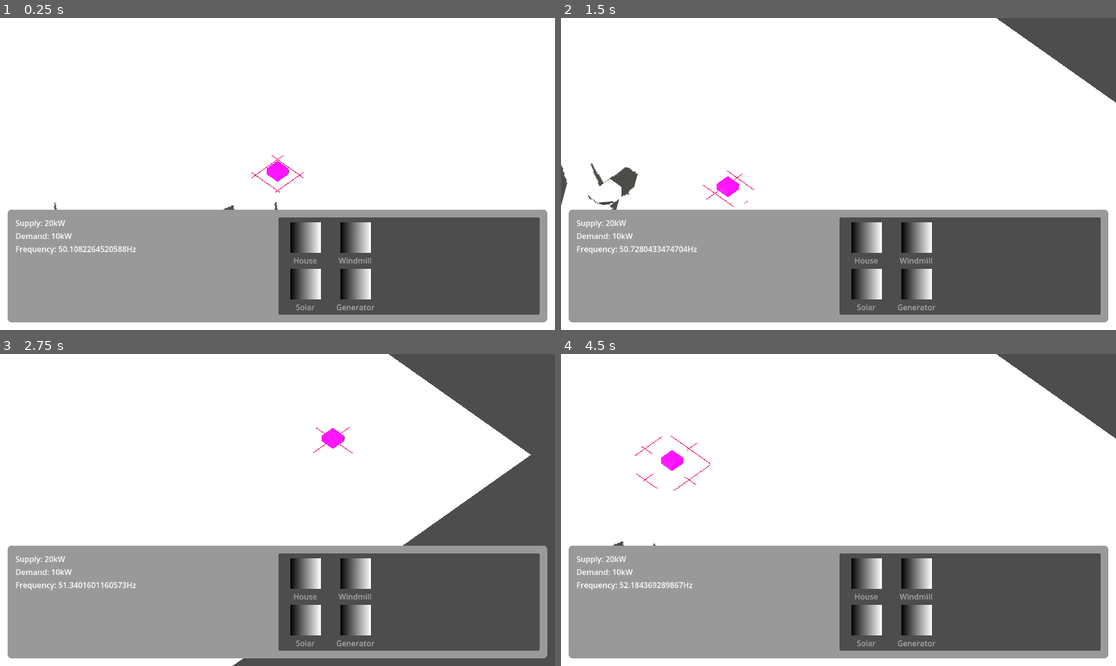
Above: before the commit, frames 1-4 (two rows, left to right).
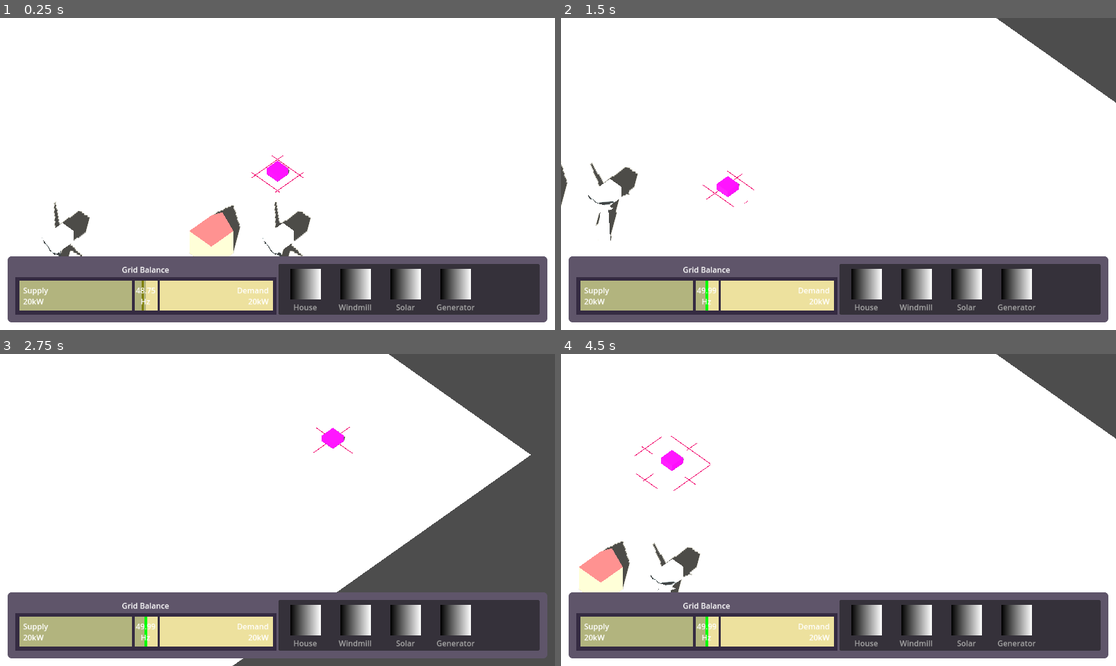
Above: after the commit, the same moments.

Repository: Vandebron/vandebron_game
Game: Godot game, scene res://world/main.tscn
Same seed, same stepped clock (60 frames per second), same inputs: the game is played once before the commit and once after it.
Inputs (mouse positions are in pixels of both pictures, inside the frame that each line leads up to):
- Up to frame 1 (0.25 s): no input
- Up to frame 2 (1.5 s): move the mouse to (960, 158) at 0.52 s; hold D (move_right) 0.53-1.28 s; move the mouse to (727, 189) at 1.27 s; hold S (move_down) from 1.28 s (still down)
- Up to frame 3 (2.75 s): move the mouse to (333, 441) at 2.02 s; release S (move_down) at 2.03 s; hold D (move_right) from 2.03 s (still down)
- Up to frame 4 (4.5 s): move the mouse to (810, 572) at 2.77 s; release D (move_right) at 2.78 s; hold W (move_up) 2.78-3.53 s; move the mouse to (1005, 556) at 3.52 s; hold A (move_left) from 3.53 s (still down); move the mouse to (672, 463) at 4.27 s

The runs differ from the first frame. In frame 1, 33% of the frame differs, in the area x 1-99%, y 61-98%; in frame 2, 33%; in frame 3, 30%; in frame 4, 33%.

Commit message:
Add grid balance gauge

Diff:
--- a/library/egrid/egrid.gd
+++ b/library/egrid/egrid.gd
@@ -10,7 +10,7 @@
 @onready var supply_lbl: RichTextLabel = %SupplyLbl
 @onready var demand_lbl: RichTextLabel = %DemandLbl
 @onready var frequency_lbl: RichTextLabel = %FrequencyLbl
-
+@onready var grid_balance_gauge: ColorRect = %GridBalanceGauge
 
 # Too much energy generated: frequency goes up.
 # Demand for energy too high: frequency goes down.
@@ -19,7 +19,7 @@
 var supply: float
 var demand: float
 var balance: float = 1.0
-const balance_adj_rate: float = 0.01
+@export var balance_adj_rate: float = 0.01
 
 func _physics_process(delta: float) -> void:
 	supply = get_supply()
@@ -67,10 +67,17 @@
 
 
 func _update_ui() -> void:
-	supply_lbl.text = str("Supply: ", supply, "kW")
-	demand_lbl.text = str("Demand: ", demand, "kW")
-	frequency_lbl.text = str("Frequency: ", _get_frequency(), "Hz")
+	supply_lbl.text = str("Supply\n", supply, "kW")
+	demand_lbl.text = str("[right]Demand\n", demand, "kW[/right]")
+	frequency_lbl.text = str("[center]", _frequency_to_string(_get_frequency()), "\nHz[/center]")
+	grid_balance_gauge.supply = supply
+	grid_balance_gauge.demand = demand
+	grid_balance_gauge.balance = balance
 
 
 func _get_frequency() -> float:
 	return balance * target_frequency
+
+
+func _frequency_to_string(freq: float) -> String:
+	return str(freq).pad_decimals(2)
--- /dev/null
+++ b/library/egrid/grid_balance_gauge.gd
@@ -0,0 +1,17 @@
+extends ColorRect
+
+
+@export var supply: float:
+	set(value):
+		supply = value
+		(material as ShaderMaterial).set_shader_parameter("supply", supply)
+
+@export var demand: float:
+	set(value):
+		demand = value
+		(material as ShaderMaterial).set_shader_parameter("demand", demand)
+
+@export var balance: float:
+	set(value):
+		balance = value
+		(material as ShaderMaterial).set_shader_parameter("balance", balance)
--- /dev/null
+++ b/library/egrid/grid_balance_gauge.gdshader
@@ -0,0 +1,27 @@
+shader_type canvas_item;
+
+uniform float supply = 10.0;
+uniform float demand = 10.0;
+uniform float balance = 1.0;
+uniform float balance_line_width = 1.0;
+uniform float freq_margin = 0.05;
+uniform float freq_margin_line_width = 0.01;
+uniform vec3 freq_margin_line_color : source_color = vec3(1.0, 0.0, 0.0);
+//uniform vec3 balance_line_color : source_color = vec3(1.0, 0.0, 0.0);
+uniform vec3 supply_color : source_color = vec3(0.0);
+uniform vec3 demand_color : source_color = vec3(1.0);
+
+void fragment() {
+	if (UV.x > (balance * .5) - (0.01 * .5) && UV.x < (balance * .5) + (0.01 * .5)) {
+		const vec3 red = vec3(1.0, 0.0, 0.0);
+		const vec3 green = vec3(0.0, 1.0, 0.0);
+		COLOR.rgb = mix(green, red, abs(fract(1.0 - balance)) / freq_margin);
+	} else if (UV.x > 0.5 - freq_margin - freq_margin_line_width * .5 && UV.x < 0.5 - freq_margin + freq_margin_line_width * .5) {
+		COLOR.rgb = freq_margin_line_color;
+	} else if (UV.x > 0.5 + freq_margin - freq_margin_line_width * .5 && UV.x < 0.5 + freq_margin + freq_margin_line_width * .5) {
+		COLOR.rgb = freq_margin_line_color;
+	} else {
+		float what_to_draw = step(supply / (supply + demand), UV.x);
+		COLOR.rgb = mix(supply_color, demand_color, what_to_draw);
+	}
+}
--- /dev/null
+++ b/library/egrid/grid_balance_gauge.tscn
@@ -0,0 +1,22 @@
+[gd_scene load_steps=4 format=3 uid="uid://bcm7rp6xri4cr"]
+
+[ext_resource type="Shader" path="res://library/egrid/grid_balance_gauge.gdshader" id="1_6clxp"]
+[ext_resource type="Script" path="res://library/egrid/grid_balance_gauge.gd" id="2_hm7gn"]
+
+[sub_resource type="ShaderMaterial" id="ShaderMaterial_ea8l7"]
+shader = ExtResource("1_6clxp")
+shader_parameter/supply = 10.0
+shader_parameter/demand = 10.0
+shader_parameter/balance = 1.0
+shader_parameter/balance_line_width = 0.01
+shader_parameter/freq_margin = 0.05
+shader_parameter/freq_margin_line_width = 0.01
+shader_parameter/freq_margin_line_color = Color(0.207843, 0.168627, 0.258824, 1)
+shader_parameter/supply_color = Color(0.698039, 0.705882, 0.494118, 1)
+shader_parameter/demand_color = Color(0.929412, 0.882353, 0.619608, 1)
+
+[node name="GridBalanceGauge" type="ColorRect"]
+material = SubResource("ShaderMaterial_ea8l7")
+offset_right = 172.0
+offset_bottom = 40.0
+script = ExtResource("2_hm7gn")
--- a/library/ui/default_theme.tres
+++ b/library/ui/default_theme.tres
@@ -5,6 +5,7 @@
 content_margin_top = 16.0
 content_margin_right = 16.0
 content_margin_bottom = 16.0
+bg_color = Color(0.372549, 0.333333, 0.415686, 1)
 corner_radius_top_left = 8
 corner_radius_top_right = 8
 corner_radius_bottom_right = 8
--- a/world/main.tscn
+++ b/world/main.tscn
@@ -8,6 +8,7 @@
 [ext_resource type="Theme" uid="uid://bgm6bulhf3ca1" path="res://library/ui/default_theme.tres" id="6_27pu8"]
 [ext_resource type="PackedScene" uid="uid://kplamygjx6ob" path="res://object/easset/easset.tscn" id="6_jw3nt"]
 [ext_resource type="PackedScene" uid="uid://vjdf3kwb88ov" path="res://object/consumer/consumer.tscn" id="6_q1483"]
+[ext_resource type="PackedScene" uid="uid://bcm7rp6xri4cr" path="res://library/egrid/grid_balance_gauge.tscn" id="9_doxxx"]
 
 [sub_resource type="Environment" id="Environment_khv8l"]
 ssao_enabled = true
@@ -46,6 +47,13 @@
 [sub_resource type="StandardMaterial3D" id="StandardMaterial3D_eopj6"]
 albedo_color = Color(1, 0, 1, 1)
 
+[sub_resource type="StyleBoxFlat" id="StyleBoxFlat_loqhr"]
+content_margin_left = 8.0
+content_margin_top = 8.0
+content_margin_right = 8.0
+content_margin_bottom = 8.0
+bg_color = Color(0.207843, 0.168627, 0.258824, 1)
+
 [sub_resource type="Gradient" id="Gradient_dlugj"]
 
 [sub_resource type="GradientTexture2D" id="GradientTexture2D_ga8vt"]
@@ -71,12 +79,6 @@
 
 [node name="WorldEnvironment" type="WorldEnvironment" parent="."]
 environment = SubResource("Environment_khv8l")
-
-[node name="DirectionalLight3D" type="DirectionalLight3D" parent="."]
-transform = Transform3D(0.826963, -0.337245, 0.449887, 1.66415e-15, 0.800146, 0.599806, -0.562257, -0.496017, 0.661691, 2.08165e-12, 5, 3.54445)
-light_color = Color(1, 1, 0.992157, 1)
-light_energy = 0.9
-shadow_enabled = true
 
 [node name="CameraAnchor" type="Node3D" parent="."]
 script = ExtResource("4_vkf2q")
@@ -114,6 +116,7 @@
 script = ExtResource("5_mqi84")
 producer_container = NodePath("Producers")
 consumer_container = NodePath("Consumers")
+balance_adj_rate = 4.71
 
 [node name="Producers" type="Node3D" parent="World/EnergyGrid"]
 
@@ -123,6 +126,10 @@
 transform = Transform3D(1, 0, 0, 0, 1, 0, 0, 0, 1, -5, 0, 5)
 
 [node name="Consumers" type="Node3D" parent="World/EnergyGrid"]
+
+[node name="Consumer2" parent="World/EnergyGrid/Consumers" instance=ExtResource("6_q1483")]
+transform = Transform3D(1, 0, 0, 0, 1, 0, 0, 0, 1, -2.5, 2.08165e-12, 0.5)
+demand = 10.0
 
 [node name="Consumer" parent="World/EnergyGrid/Consumers" instance=ExtResource("6_q1483")]
 transform = Transform3D(1, 0, 0, 0, 1, 0, 0, 0, 1, -2.5, 2.08165e-12, 0.5)
@@ -156,34 +163,75 @@
 alignment = 2
 
 [node name="PanelContainer" type="PanelContainer" parent="UICanvasLayer/UI/MarginContainer/VBoxContainer"]
-custom_minimum_size = Vector2(2.08165e-12, 200)
 layout_mode = 2
 
 [node name="HBoxContainer" type="HBoxContainer" parent="UICanvasLayer/UI/MarginContainer/VBoxContainer/PanelContainer"]
 layout_mode = 2
 
-[node name="VBoxContainer" type="VBoxContainer" parent="UICanvasLayer/UI/MarginContainer/VBoxContainer/PanelContainer/HBoxContainer"]
-layout_mode = 2
-size_flags_horizontal = 3
-
-[node name="SupplyLbl" type="RichTextLabel" parent="UICanvasLayer/UI/MarginContainer/VBoxContainer/PanelContainer/HBoxContainer/VBoxContainer"]
-unique_name_in_owner = true
-layout_mode = 2
-text = "Supply: 10kW"
+[node name="VBoxContainer2" type="VBoxContainer" parent="UICanvasLayer/UI/MarginContainer/VBoxContainer/PanelContainer/HBoxContainer"]
+layout_mode = 2
+size_flags_horizontal = 3
+
+[node name="RichTextLabel" type="RichTextLabel" parent="UICanvasLayer/UI/MarginContainer/VBoxContainer/PanelContainer/HBoxContainer/VBoxContainer2"]
+layout_mode = 2
+bbcode_enabled = true
+text = "[center]Grid Balance[center]"
+fit_content = true
+
+[node name="PanelContainer" type="PanelContainer" parent="UICanvasLayer/UI/MarginContainer/VBoxContainer/PanelContainer/HBoxContainer/VBoxContainer2"]
+layout_mode = 2
+size_flags_vertical = 3
+theme_override_styles/panel = SubResource("StyleBoxFlat_loqhr")
+
+[node name="GridBalanceGauge" parent="UICanvasLayer/UI/MarginContainer/VBoxContainer/PanelContainer/HBoxContainer/VBoxContainer2/PanelContainer" instance=ExtResource("9_doxxx")]
+unique_name_in_owner = true
+layout_mode = 2
+size_flags_vertical = 3
+
+[node name="MarginContainer" type="MarginContainer" parent="UICanvasLayer/UI/MarginContainer/VBoxContainer/PanelContainer/HBoxContainer/VBoxContainer2/PanelContainer/GridBalanceGauge"]
+layout_mode = 1
+anchors_preset = 14
+anchor_top = 0.5
+anchor_right = 1.0
+anchor_bottom = 0.5
+offset_top = -19.5
+offset_bottom = 19.5
+grow_horizontal = 2
+grow_vertical = 2
+theme_override_constants/margin_left = 8
+theme_override_constants/margin_top = 8
+theme_override_constants/margin_right = 8
+theme_override_constants/margin_bottom = 8
+
+[node name="HBoxContainer" type="HBoxContainer" parent="UICanvasLayer/UI/MarginContainer/VBoxContainer/PanelContainer/HBoxContainer/VBoxContainer2/PanelContainer/GridBalanceGauge/MarginContainer"]
+layout_mode = 2
+
+[node name="SupplyLbl" type="RichTextLabel" parent="UICanvasLayer/UI/MarginContainer/VBoxContainer/PanelContainer/HBoxContainer/VBoxContainer2/PanelContainer/GridBalanceGauge/MarginContainer/HBoxContainer"]
+unique_name_in_owner = true
+layout_mode = 2
+size_flags_horizontal = 3
+text = "Supply
+10kW"
 fit_content = true
 scroll_active = false
 
-[node name="DemandLbl" type="RichTextLabel" parent="UICanvasLayer/UI/MarginContainer/VBoxContainer/PanelContainer/HBoxContainer/VBoxContainer"]
-unique_name_in_owner = true
-layout_mode = 2
-text = "Demand: 10kW"
+[node name="FrequencyLbl" type="RichTextLabel" parent="UICanvasLayer/UI/MarginContainer/VBoxContainer/PanelContainer/HBoxContainer/VBoxContainer2/PanelContainer/GridBalanceGauge/MarginContainer/HBoxContainer"]
+unique_name_in_owner = true
+layout_mode = 2
+size_flags_horizontal = 3
+bbcode_enabled = true
+text = "[center]50.0
+Hz[center]"
 fit_content = true
 scroll_active = false
 
-[node name="FrequencyLbl" type="RichTextLabel" parent="UICanvasLayer/UI/MarginContainer/VBoxContainer/PanelContainer/HBoxContainer/VBoxContainer"]
-unique_name_in_owner = true
-layout_mode = 2
-text = "Frequency: 50.0Hz"
+[node name="DemandLbl" type="RichTextLabel" parent="UICanvasLayer/UI/MarginContainer/VBoxContainer/PanelContainer/HBoxContainer/VBoxContainer2/PanelContainer/GridBalanceGauge/MarginContainer/HBoxContainer"]
+unique_name_in_owner = true
+layout_mode = 2
+size_flags_horizontal = 3
+bbcode_enabled = true
+text = "[right]Demand
+10kW[/right]"
 fit_content = true
 scroll_active = false
 
@@ -193,7 +241,7 @@
 allow_search = false
 auto_height = true
 item_count = 4
-max_columns = 2
+max_columns = 4
 same_column_width = true
 fixed_column_width = 100
 icon_mode = 0
@@ -205,3 +253,11 @@
 item_2/icon = SubResource("GradientTexture2D_i817q")
 item_3/text = "Generator"
 item_3/icon = SubResource("GradientTexture2D_ft275")
+
+[node name="Node3D" type="Node3D" parent="."]
+
+[node name="DirectionalLight3D" type="DirectionalLight3D" parent="Node3D"]
+transform = Transform3D(0.826963, -0.337245, 0.449887, 1.66415e-15, 0.800146, 0.599806, -0.562257, -0.496017, 0.661691, 2.08165e-12, 11, 9.54445)
+light_color = Color(1, 1, 0.992157, 1)
+light_energy = 0.9
+shadow_enabled = true
Not shown: 1 places in world/main.tscn that only renumber resources
